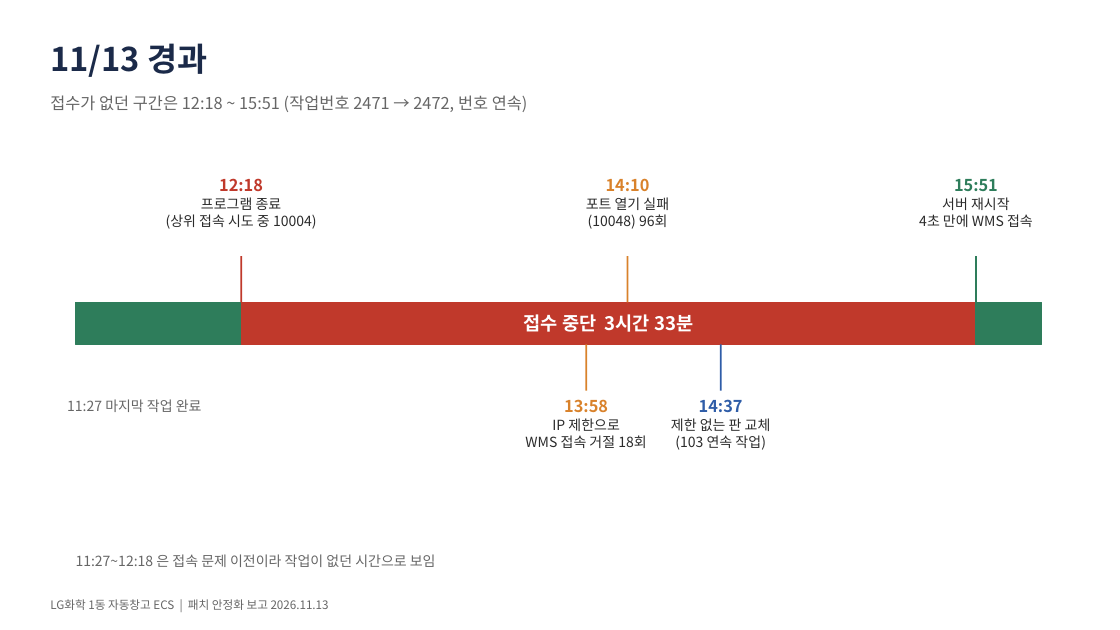
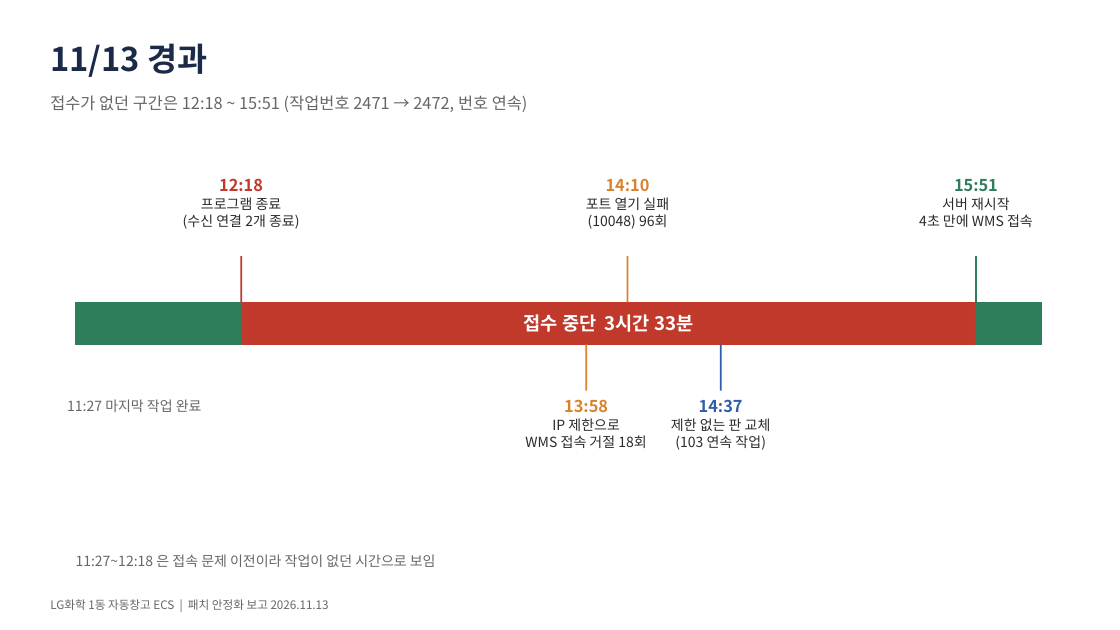
Before and after one commit to yeorijby-coder/LGLS_ALL, a slide deck: slide 3 of docs/산출물_20261113/패치_안정화_보고_요약_20261113.pptx. Drawn at 1120x630 pixels with LibreOffice and Linux fonts; fonts in the diff are those of the drawing. Boxes give left, top, right and bottom in pixels: in the first picture for what was removed or moved away, otherwise in the second. Text is boxed around its words. In the diff, an @@ line names an element or a change of style, - is before the commit and + after.

```diff
--- a/docs/산출물_20261113/패치_안정화_보고_요약_20261113.pptx
+++ b/docs/산출물_20261113/패치_안정화_보고_요약_20261113.pptx
@@ text at (x1=183, y1=214, x2=300, y2=229): text changed @@
-(상위 접속 시도 중 10004)
+(수신 연결 2개 종료)
```
Also in this commit, not shown: 2 other slides changed, 3 other files.
